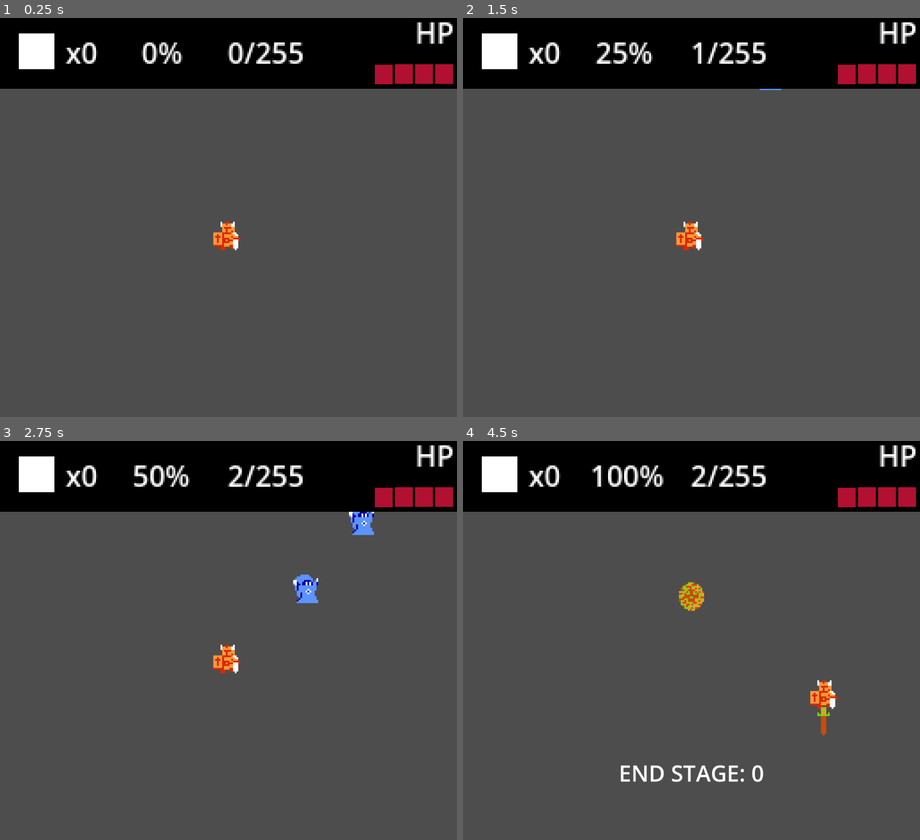
Above: before the commit, frames 1-4 (two rows, left to right).
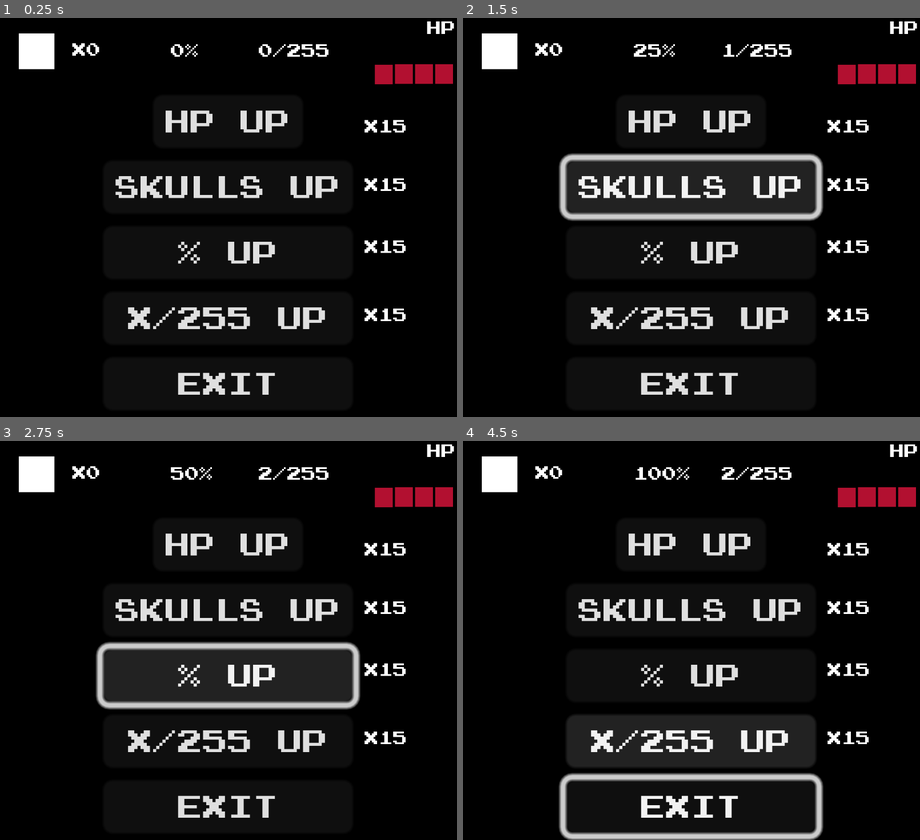
Above: after the commit, the same moments.

Repository: PyramidHead01/Pyramid_Survivor
Game: Godot game, scene res://Scenes/juego.tscn
The game is run twice, just before and just after one commit, with the same random seed, the same clock (stepped at 60 frames per second) and the same inputs.
Inputs (mouse positions are in pixels of both pictures, inside the frame that each line leads up to):
- Up to frame 1 (0.25 s): no input
- Up to frame 2 (1.5 s): click (691, 121) at 0.5 s, where only the run after the commit has a clickable "HP UP"; click (691, 185) at 1.25 s, where only the run after the commit has a clickable "SKULLS UP"
- Up to frame 3 (2.75 s): click (228, 676) at 2 s, where only the run after the commit has a clickable "% UP"
- Up to frame 4 (4.5 s): click (691, 740) at 2.75 s, where only the run after the commit has a clickable "X/255 UP"; tap Enter (ui_accept) at 3.5, 3.77 s; hold Right (ui_right) 3.53-4.28 s; hold Down (ui_down) from 4.28 s (still down)

The runs differ from the first frame. In frame 1, 84% of the frame differs, in the area x 0-100%, y 0-100%; in frame 2, 83%; in frame 3, 83%; in frame 4, 83%.

Commit message:
Creado mockup tienda

Diff:
--- a/Pyramid Survivor/Scenes/interfaz_superior.tscn
+++ b/Pyramid Survivor/Scenes/interfaz_superior.tscn
@@ -1,8 +1,9 @@
-[gd_scene load_steps=5 format=3 uid="uid://b0loh22ayo73"]
+[gd_scene load_steps=6 format=3 uid="uid://b0loh22ayo73"]
 
 [ext_resource type="Texture2D" uid="uid://coenipalidsgb" path="res://Sprites/piexelNegro.png" id="1_1i2jk"]
 [ext_resource type="Script" path="res://Scripts/interfaz_superior.gd" id="1_eduuo"]
 [ext_resource type="Texture2D" uid="uid://cxu6n1lprtvnu" path="res://Sprites/Place_Holders/placeholder_calavera.png" id="2_x2bwi"]
+[ext_resource type="FontFile" uid="uid://b6d4iwri5lpd5" path="res://FontNES.ttf" id="3_aba3s"]
 [ext_resource type="Texture2D" uid="uid://dw01088ij367y" path="res://Sprites/Place_Holders/placeholder_vida.png" id="3_rg76w"]
 
 [node name="InterfazSuperior" type="Control"]
@@ -23,10 +24,12 @@
 [node name="Calavera" type="Node" parent="."]
 
 [node name="Label" type="Label" parent="Calavera"]
-offset_left = 103.0
-offset_right = 143.0
-offset_bottom = 40.0
-scale = Vector2(4, 4)
+offset_left = 162.0
+offset_top = 54.0
+offset_right = 222.0
+offset_bottom = 91.0
+theme_override_fonts/font = ExtResource("3_aba3s")
+theme_override_font_sizes/font_size = 32
 text = "X5"
 horizontal_alignment = 1
 vertical_alignment = 1
@@ -41,20 +44,24 @@
 
 [node name="Porcentaje" type="Label" parent="."]
 layout_mode = 0
-offset_left = 285.0
-offset_right = 325.0
-offset_bottom = 40.0
-scale = Vector2(4, 4)
+offset_left = 383.0
+offset_top = 54.0
+offset_right = 423.0
+offset_bottom = 94.0
+theme_override_fonts/font = ExtResource("3_aba3s")
+theme_override_font_sizes/font_size = 32
 text = "0%"
 horizontal_alignment = 1
 vertical_alignment = 1
 
 [node name="Memoria" type="Label" parent="."]
 layout_mode = 0
-offset_left = 510.0
-offset_right = 553.0
-offset_bottom = 40.0
-scale = Vector2(4, 4)
+offset_left = 580.0
+offset_top = 54.0
+offset_right = 660.0
+offset_bottom = 94.0
+theme_override_fonts/font = ExtResource("3_aba3s")
+theme_override_font_sizes/font_size = 32
 text = "0/255
 "
 horizontal_alignment = 1
@@ -63,11 +70,12 @@
 [node name="Vida" type="Node" parent="."]
 
 [node name="Vida_Label" type="Label" parent="Vida"]
-offset_left = 890.0
-offset_top = -45.0
-offset_right = 933.0
-offset_bottom = -5.0
-scale = Vector2(4, 4)
+offset_left = 957.0
+offset_top = 3.0
+offset_right = 1021.0
+offset_bottom = 43.0
+theme_override_fonts/font = ExtResource("3_aba3s")
+theme_override_font_sizes/font_size = 32
 text = "HP"
 horizontal_alignment = 1
 vertical_alignment = 1
--- a/Pyramid Survivor/Scenes/juego.tscn
+++ b/Pyramid Survivor/Scenes/juego.tscn
@@ -1,9 +1,10 @@
-[gd_scene load_steps=6 format=3 uid="uid://bp0encacya66p"]
+[gd_scene load_steps=7 format=3 uid="uid://bp0encacya66p"]
 
 [ext_resource type="PackedScene" uid="uid://bybax5kfs32qj" path="res://Scenes/player.tscn" id="1_5awbe"]
 [ext_resource type="Script" path="res://Scripts/variables_comunes.gd" id="1_770qy"]
 [ext_resource type="PackedScene" uid="uid://b0loh22ayo73" path="res://Scenes/interfaz_superior.tscn" id="4_7v2fb"]
 [ext_resource type="Script" path="res://Scripts/spawn_enemigo.gd" id="4_tf83g"]
+[ext_resource type="PackedScene" uid="uid://brewgxhcwxuiw" path="res://Scenes/tienda.tscn" id="6_er558"]
 [ext_resource type="PackedScene" uid="uid://djlxg4jk0xhtp" path="res://Scenes/entre_oleadas.tscn" id="6_yst2u"]
 
 [node name="Juego" type="Node2D"]
@@ -23,6 +24,8 @@
 
 [node name="EntreOleadas" parent="." instance=ExtResource("6_yst2u")]
 
+[node name="Tienda" parent="." instance=ExtResource("6_er558")]
+
 [connection signal="entreOleadas" from="." to="EntreOleadas" method="_on_juego_entre_oleadas"]
 [connection signal="timeout" from="Spawner" to="Spawner" method="_on_timeout"]
 [connection signal="timeout" from="PorcentajeOleada" to="." method="_on_porcentaje_oleada_timeout"]
--- /dev/null
+++ b/Pyramid Survivor/Scenes/tienda.tscn
@@ -0,0 +1,116 @@
+[gd_scene load_steps=3 format=3 uid="uid://brewgxhcwxuiw"]
+
+[ext_resource type="Texture2D" uid="uid://coenipalidsgb" path="res://Sprites/piexelNegro.png" id="1_xvngi"]
+[ext_resource type="FontFile" uid="uid://b6d4iwri5lpd5" path="res://FontNES.ttf" id="2_wwvr1"]
+
+[node name="Tienda" type="Node2D"]
+
+[node name="TiendaUI" type="Control" parent="."]
+layout_mode = 3
+anchors_preset = 15
+anchor_right = 1.0
+anchor_bottom = 1.0
+offset_right = 1024.0
+offset_bottom = 896.0
+grow_horizontal = 2
+grow_vertical = 2
+size_flags_horizontal = 4
+size_flags_vertical = 4
+
+[node name="TextureRect" type="TextureRect" parent="TiendaUI"]
+layout_mode = 0
+offset_top = 160.0
+offset_right = 1024.0
+offset_bottom = 896.0
+texture = ExtResource("1_xvngi")
+
+[node name="CenterContainer" type="CenterContainer" parent="TiendaUI"]
+layout_mode = 1
+anchors_preset = 8
+anchor_left = 0.5
+anchor_top = 0.5
+anchor_right = 0.5
+anchor_bottom = 0.5
+offset_left = -512.0
+offset_top = -288.0
+offset_right = -366.0
+offset_bottom = -183.0
+grow_horizontal = 2
+grow_vertical = 2
+scale = Vector2(7, 7)
+
+[node name="HBoxContainer" type="HBoxContainer" parent="TiendaUI/CenterContainer"]
+layout_mode = 2
+
+[node name="botones" type="VBoxContainer" parent="TiendaUI/CenterContainer/HBoxContainer"]
+layout_mode = 2
+
+[node name="vidaBoton" type="Button" parent="TiendaUI/CenterContainer/HBoxContainer/botones"]
+layout_mode = 2
+size_flags_horizontal = 4
+size_flags_vertical = 3
+theme_override_fonts/font = ExtResource("2_wwvr1")
+theme_override_font_sizes/font_size = 8
+text = "HP UP"
+
+[node name="calaveraBoton" type="Button" parent="TiendaUI/CenterContainer/HBoxContainer/botones"]
+layout_mode = 2
+theme_override_fonts/font = ExtResource("2_wwvr1")
+theme_override_font_sizes/font_size = 8
+text = "SKULLS UP"
+
+[node name="tiempoBoton" type="Button" parent="TiendaUI/CenterContainer/HBoxContainer/botones"]
+layout_mode = 2
+theme_override_fonts/font = ExtResource("2_wwvr1")
+theme_override_font_sizes/font_size = 8
+text = "% UP"
+
+[node name="memoriaBoton" type="Button" parent="TiendaUI/CenterContainer/HBoxContainer/botones"]
+layout_mode = 2
+theme_override_fonts/font = ExtResource("2_wwvr1")
+theme_override_font_sizes/font_size = 8
+text = "X/255 UP"
+
+[node name="salirBoton" type="Button" parent="TiendaUI/CenterContainer/HBoxContainer/botones"]
+layout_mode = 2
+theme_override_fonts/font = ExtResource("2_wwvr1")
+theme_override_font_sizes/font_size = 8
+text = "EXIT"
+
+[node name="Node" type="Node" parent="TiendaUI"]
+
+[node name="precioVida" type="Label" parent="TiendaUI/Node"]
+offset_left = 817.0
+offset_top = 226.0
+offset_right = 913.0
+offset_bottom = 265.0
+theme_override_fonts/font = ExtResource("2_wwvr1")
+theme_override_font_sizes/font_size = 32
+text = "x15"
+
+[node name="precioCalavera" type="Label" parent="TiendaUI/Node"]
+offset_left = 817.0
+offset_top = 357.0
+offset_right = 913.0
+offset_bottom = 396.0
+theme_override_fonts/font = ExtResource("2_wwvr1")
+theme_override_font_sizes/font_size = 32
+text = "x15"
+
+[node name="precioTiempo" type="Label" parent="TiendaUI/Node"]
+offset_left = 817.0
+offset_top = 496.0
+offset_right = 913.0
+offset_bottom = 535.0
+theme_override_fonts/font = ExtResource("2_wwvr1")
+theme_override_font_sizes/font_size = 32
+text = "x15"
+
+[node name="precioMemoria" type="Label" parent="TiendaUI/Node"]
+offset_left = 817.0
+offset_top = 649.0
+offset_right = 913.0
+offset_bottom = 688.0
+theme_override_fonts/font = ExtResource("2_wwvr1")
+theme_override_font_sizes/font_size = 32
+text = "x15"
Binary file added: Pyramid Survivor/FontNES.ttf
Not shown, added: Pyramid Survivor/FontNES.ttf.import
Not shown, changed: .~lock.informe_progreso.ods#
Not shown, changed: informe_progreso.ods
